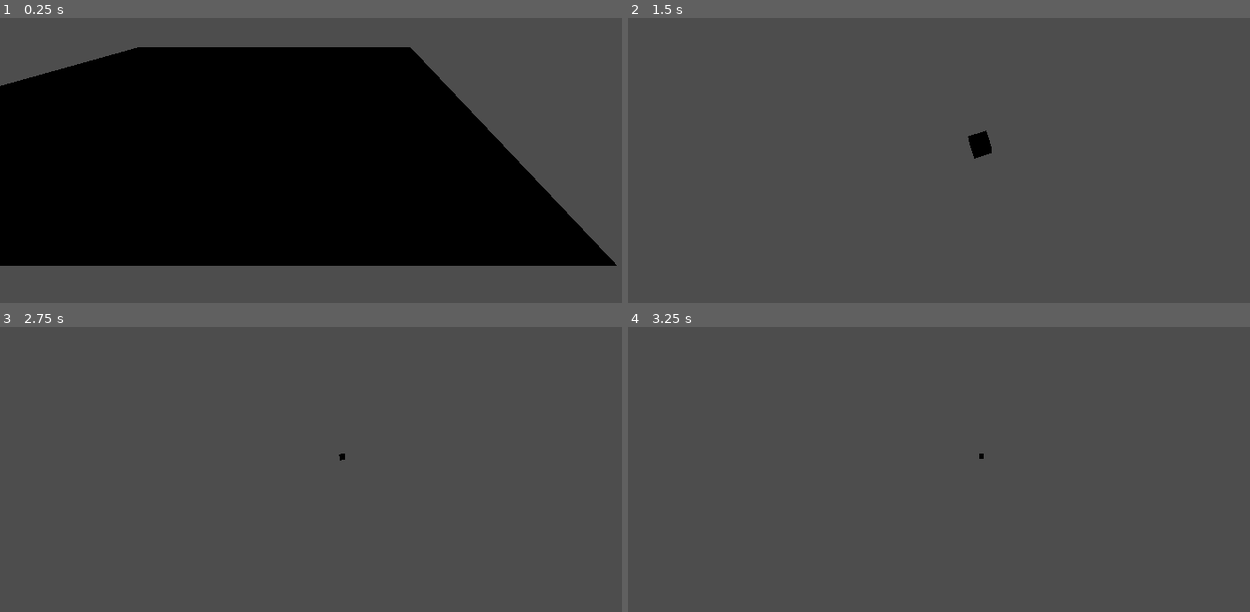
Above: before the commit, frames 1-4 (two rows, left to right).
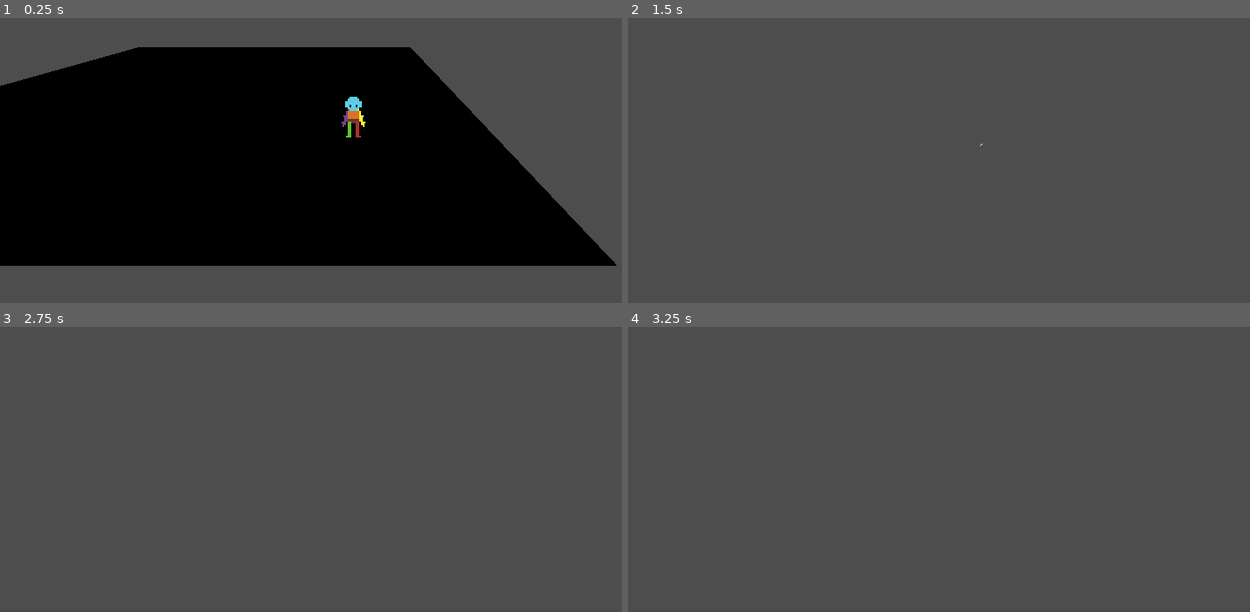
Above: after the commit, the same moments.

Repository: torbenvanassche/necro_ascension
Game: Godot game, scene res://scenes/test.tscn
Same seed, same stepped clock (60 frames per second), same inputs: the game is played once before the commit and once after it.
Inputs:
- Up to frame 1 (0.25 s): no input
- Up to frame 2 (1.5 s): tap Enter at 0.5 s; hold D (right) 0.53-1.28 s; tap Space (dodge) at 0.6, 1.35 s; hold S (back) from 1.28 s (still down)
- Up to frame 3 (2.75 s): tap Space (dodge) at 2, 2.3 s; release S (back) at 2.03 s; hold D (right) from 2.03 s (still down); tap E (interact) at 2.1 s
- Up to frame 4 (3.25 s): tap Enter at 2.75 s; release D (right) at 2.78 s; hold W (forward) from 2.78 s (still down); tap Space (dodge) at 2.85 s

The runs differ from the first frame. In frame 1, 0.3% of the frame differs, in the area x 54-59%, y 27-42%; in frame 2, 0.3%; in frame 3, less than 0.1%; in frame 4, less than 0.1%.

Commit message:
added and implemented basic animations

Diff:
--- a/project.godot
+++ b/project.godot
@@ -75,3 +75,7 @@
 , Object(InputEventJoypadButton,"resource_local_to_scene":false,"resource_name":"","device":-1,"button_index":0,"pressure":0.0,"pressed":true,"script":null)
 ]
 }
+
+[rendering]
+
+textures/canvas_textures/default_texture_filter=0
--- a/scenes/character.tscn
+++ b/scenes/character.tscn
@@ -1,18 +1,166 @@
-[gd_scene load_steps=4 format=3 uid="uid://dc1qxbru5n4ek"]
+[gd_scene load_steps=25 format=3 uid="uid://dc1qxbru5n4ek"]
 
 [ext_resource type="Script" path="res://scripts/character_controller.gd" id="1_0gv8e"]
-
-[sub_resource type="BoxMesh" id="BoxMesh_8fikw"]
+[ext_resource type="Texture2D" uid="uid://bkar1blwvpkbp" path="res://imported_data/animations/1_Template_Idle_Down-Sheet.png" id="2_cuk5e"]
+[ext_resource type="Texture2D" uid="uid://dbkxk1ql3kdld" path="res://imported_data/animations/2_Template_Run_Left-Sheet.png" id="3_ahatc"]
+[ext_resource type="Texture2D" uid="uid://c6fatblfjnpdt" path="res://imported_data/animations/2_Template_Run_Right-Sheet.png" id="4_04w5u"]
 
 [sub_resource type="BoxShape3D" id="BoxShape3D_x6clw"]
+
+[sub_resource type="AtlasTexture" id="AtlasTexture_jqqk3"]
+atlas = ExtResource("2_cuk5e")
+region = Rect2(0, 0, 128, 128)
+
+[sub_resource type="AtlasTexture" id="AtlasTexture_e7rct"]
+atlas = ExtResource("2_cuk5e")
+region = Rect2(128, 0, 128, 128)
+
+[sub_resource type="AtlasTexture" id="AtlasTexture_q2qbx"]
+atlas = ExtResource("2_cuk5e")
+region = Rect2(256, 0, 128, 128)
+
+[sub_resource type="AtlasTexture" id="AtlasTexture_qkv8x"]
+atlas = ExtResource("2_cuk5e")
+region = Rect2(384, 0, 128, 128)
+
+[sub_resource type="AtlasTexture" id="AtlasTexture_klhav"]
+atlas = ExtResource("2_cuk5e")
+region = Rect2(512, 0, 128, 128)
+
+[sub_resource type="AtlasTexture" id="AtlasTexture_q5jpr"]
+atlas = ExtResource("2_cuk5e")
+region = Rect2(640, 0, 128, 128)
+
+[sub_resource type="AtlasTexture" id="AtlasTexture_ml32t"]
+atlas = ExtResource("3_ahatc")
+region = Rect2(0, 0, 128, 128)
+
+[sub_resource type="AtlasTexture" id="AtlasTexture_q4fac"]
+atlas = ExtResource("3_ahatc")
+region = Rect2(128, 0, 128, 128)
+
+[sub_resource type="AtlasTexture" id="AtlasTexture_k4tcw"]
+atlas = ExtResource("3_ahatc")
+region = Rect2(256, 0, 128, 128)
+
+[sub_resource type="AtlasTexture" id="AtlasTexture_mupnh"]
+atlas = ExtResource("3_ahatc")
+region = Rect2(384, 0, 128, 128)
+
+[sub_resource type="AtlasTexture" id="AtlasTexture_vpo4h"]
+atlas = ExtResource("3_ahatc")
+region = Rect2(512, 0, 128, 128)
+
+[sub_resource type="AtlasTexture" id="AtlasTexture_xl388"]
+atlas = ExtResource("3_ahatc")
+region = Rect2(640, 0, 128, 128)
+
+[sub_resource type="AtlasTexture" id="AtlasTexture_ebbuc"]
+atlas = ExtResource("4_04w5u")
+region = Rect2(0, 0, 128, 128)
+
+[sub_resource type="AtlasTexture" id="AtlasTexture_6r5e1"]
+atlas = ExtResource("4_04w5u")
+region = Rect2(128, 0, 128, 128)
+
+[sub_resource type="AtlasTexture" id="AtlasTexture_1o3xi"]
+atlas = ExtResource("4_04w5u")
+region = Rect2(256, 0, 128, 128)
+
+[sub_resource type="AtlasTexture" id="AtlasTexture_fn4d3"]
+atlas = ExtResource("4_04w5u")
+region = Rect2(384, 0, 128, 128)
+
+[sub_resource type="AtlasTexture" id="AtlasTexture_r23e8"]
+atlas = ExtResource("4_04w5u")
+region = Rect2(512, 0, 128, 128)
+
+[sub_resource type="AtlasTexture" id="AtlasTexture_3ogwm"]
+atlas = ExtResource("4_04w5u")
+region = Rect2(640, 0, 128, 128)
+
+[sub_resource type="SpriteFrames" id="SpriteFrames_cs3b5"]
+animations = [{
+"frames": [{
+"duration": 1.0,
+"texture": SubResource("AtlasTexture_jqqk3")
+}, {
+"duration": 1.0,
+"texture": SubResource("AtlasTexture_e7rct")
+}, {
+"duration": 1.0,
+"texture": SubResource("AtlasTexture_q2qbx")
+}, {
+"duration": 1.0,
+"texture": SubResource("AtlasTexture_qkv8x")
+}, {
+"duration": 1.0,
+"texture": SubResource("AtlasTexture_klhav")
+}, {
+"duration": 1.0,
+"texture": SubResource("AtlasTexture_q5jpr")
+}],
+"loop": true,
+"name": &"idle_down",
+"speed": 5.0
+}, {
+"frames": [{
+"duration": 1.0,
+"texture": SubResource("AtlasTexture_ml32t")
+}, {
+"duration": 1.0,
+"texture": SubResource("AtlasTexture_q4fac")
+}, {
+"duration": 1.0,
+"texture": SubResource("AtlasTexture_k4tcw")
+}, {
+"duration": 1.0,
+"texture": SubResource("AtlasTexture_mupnh")
+}, {
+"duration": 1.0,
+"texture": SubResource("AtlasTexture_vpo4h")
+}, {
+"duration": 1.0,
+"texture": SubResource("AtlasTexture_xl388")
+}],
+"loop": true,
+"name": &"walk_left",
+"speed": 5.0
+}, {
+"frames": [{
+"duration": 1.0,
+"texture": SubResource("AtlasTexture_ebbuc")
+}, {
+"duration": 1.0,
+"texture": SubResource("AtlasTexture_6r5e1")
+}, {
+"duration": 1.0,
+"texture": SubResource("AtlasTexture_1o3xi")
+}, {
+"duration": 1.0,
+"texture": SubResource("AtlasTexture_fn4d3")
+}, {
+"duration": 1.0,
+"texture": SubResource("AtlasTexture_r23e8")
+}, {
+"duration": 1.0,
+"texture": SubResource("AtlasTexture_3ogwm")
+}],
+"loop": true,
+"name": &"walk_right",
+"speed": 5.0
+}]
 
 [node name="character" type="CharacterBody3D"]
 script = ExtResource("1_0gv8e")
 
-[node name="MeshInstance3D" type="MeshInstance3D" parent="."]
-transform = Transform3D(1, 0, 0, 0, 1, 0, 0, 0, 1, 0, 0.5, 0)
-mesh = SubResource("BoxMesh_8fikw")
-
 [node name="CollisionShape3D" type="CollisionShape3D" parent="."]
 transform = Transform3D(1, 0, 0, 0, 1, 0, 0, 0, 1, 0, 0.5, 0)
 shape = SubResource("BoxShape3D_x6clw")
+
+[node name="AnimatedSprite3D" type="AnimatedSprite3D" parent="CollisionShape3D"]
+pixel_size = 0.03
+texture_filter = 0
+sprite_frames = SubResource("SpriteFrames_cs3b5")
+animation = &"idle_down"
+frame_progress = 0.042383
--- a/scripts/character_controller.gd
+++ b/scripts/character_controller.gd
@@ -8,6 +8,7 @@
 var current_rotation_y: float = 0;
 @export var rotation_speed: float = 3.0;
 @export var camera_relative: bool = false;
+@export var rotate_player_on_input: bool = false;
 
 @export var interaction_range: Area3D;
 var player_state: String;
@@ -24,7 +25,7 @@
 var do_processing: bool = true;
 var can_transform: bool = false;
 
-var animation_controller: StateMachineController;
+var animation_controller: AnimationMachine;
 
 func _init():
 	Manager.instance.player = self;
@@ -37,6 +38,12 @@
 		interaction_range.area_entered.connect(_on_enter);
 		interaction_range.area_exited.connect(_on_leave);
 
+	var sprite: AnimatedSprite3D = $CollisionShape3D/AnimatedSprite3D;
+	var animations: Array[AnimationControllerState];
+	for anim_name in sprite.sprite_frames.get_animation_names():
+		animations.append(AnimationControllerState.new(anim_name))
+	animation_controller = AnimationMachine.new(sprite, animations)
+
 func _physics_process(delta):
 	if Input.is_action_just_pressed("open_inventory"):
 		SceneManager.instance.set_active_scene("inventory", SceneConfig.new())
@@ -48,7 +55,7 @@
 		velocity.y += get_custom_gravity() * delta;
 
 	if is_on_floor():
-		player_state = "idle"
+		player_state = "idle_down"
 		velocity.y = 0;
 
 	if do_processing:
@@ -59,26 +66,20 @@
 		else:
 			direction = Vector3(input_dir.x, 0, -input_dir.y).normalized()
 		if direction:
-			player_state = "walk";
+			player_state = "walk_left" if direction.x < 0 else "walk_right"
 			velocity.x = direction.x * speed
 			velocity.z = direction.z * speed
 
-			var target_rotation_y = atan2(-direction.x, -direction.z)
-			current_rotation_y = lerp_angle(current_rotation_y, target_rotation_y, rotation_speed * delta)
-			rotation.y = current_rotation_y
+			if rotate_player_on_input:
+				var target_rotation_y = atan2(-direction.x, -direction.z)
+				current_rotation_y = lerp_angle(current_rotation_y, target_rotation_y, rotation_speed * delta)
+				rotation.y = current_rotation_y
 		else:
 			velocity.x = move_toward(velocity.x, 0, speed)
 			velocity.z = move_toward(velocity.z, 0, speed)
+	move_and_slide()
 
-	if Input.is_action_just_pressed("dodge") and is_on_floor():
-		player_state = "dodge"
-		velocity.y = jump_velocity;
-		pass
-
-	if not is_on_floor() && velocity.y < 0:
-		player_state = "falling"
-
-	move_and_slide()
+	animation_controller.animation_state = player_state;
 
 func interact():
 	if current_triggers.size() != 0:
--- a/scripts/utils/animation/animation_controller.gd
+++ b/scripts/utils/animation/animation_controller.gd
@@ -1,33 +1,28 @@
-class_name StateMachineController extends Node
+class_name AnimationMachine extends Node
 
-var tree: AnimationNodeStateMachinePlayback;
-var animation_state: String = "idle":
+var animation_player: AnimatedSprite3D;
+var animation_state: String = "":
 	set(value):
 		current_state = get_state(value)
 		if current_state && animation_state != value:
-			match current_state.type:
-				AnimationControllerState.StateType.STATE:
-					tree.travel(current_state.state_name)
+			animation_player.animation = current_state.state_name;
+			animation_player.play(animation_player.animation)
 		animation_state = value;
 
 var state_holder: Array[AnimationControllerState];
-var blend_speed_modifier = 15;
 var current_state: AnimationControllerState;
 
 signal animation_finished(anim_name: String);
 
-var blend_amounts: Dictionary;
-
-func _init(anim_tree: AnimationNodeStateMachinePlayback, animation_controller_states: Array[AnimationControllerState]):
-	tree = anim_tree;
+func _init(anim_tree: AnimatedSprite3D, animation_controller_states: Array[AnimationControllerState]):
+	animation_player = anim_tree;
+	animation_state = animation_controller_states[0].state_name;
 	state_holder = animation_controller_states
-	for anim in state_holder:
-		if anim.type == AnimationControllerState.StateType.BLEND:
-			blend_amounts[anim.path_in_tree] = 0;
 	process_mode = PROCESS_MODE_INHERIT;
 
 func one_shot(state: String):
-	tree.set(get_state(state).path_in_tree, AnimationNodeOneShot.ONE_SHOT_REQUEST_FIRE)
+	animation_player.animation = get_state(state).state_name;
+	#track and signal when the animation has finished (and check if it is a looping one beforehand);
 
 func get_state(state: String = animation_state) -> AnimationControllerState:
 	var items: Array[AnimationControllerState] = state_holder.filter(func(x: AnimationControllerState): return x.state_name == state);
--- a/scripts/utils/animation/animation_controller_state.gd
+++ b/scripts/utils/animation/animation_controller_state.gd
@@ -1,10 +1,6 @@
 class_name AnimationControllerState extends Resource
 
 @export var state_name: String;
-@export var type: StateType;
 
-enum StateType { BLEND, TRANSITION, STATE }
-
-func _init(prop_type: StateType, id: String) -> void:
+func _init(id: String) -> void:
 	state_name = id;
-	type = prop_type;
Binary file added: imported_data/animations/1_Template_Idle_Down-Sheet.png
Not shown, added: imported_data/animations/1_Template_Idle_Down-Sheet.png.import
Binary file added: imported_data/animations/1_Template_Idle_Left-Sheet.png
Not shown, added: imported_data/animations/1_Template_Idle_Left-Sheet.png.import
Binary file added: imported_data/animations/1_Template_Idle_Right-Sheet.png
Not shown, added: imported_data/animations/1_Template_Idle_Right-Sheet.png.import
Binary file added: imported_data/animations/1_Template_Idle_Up-Sheet.png
Not shown, added: imported_data/animations/1_Template_Idle_Up-Sheet.png.import
Binary file added: imported_data/animations/2_Template_Run_Down-Sheet.png
Not shown, added: imported_data/animations/2_Template_Run_Down-Sheet.png.import
Binary file added: imported_data/animations/2_Template_Run_Left-Sheet.png
Not shown, added: imported_data/animations/2_Template_Run_Left-Sheet.png.import
(and 168 more such lines)
